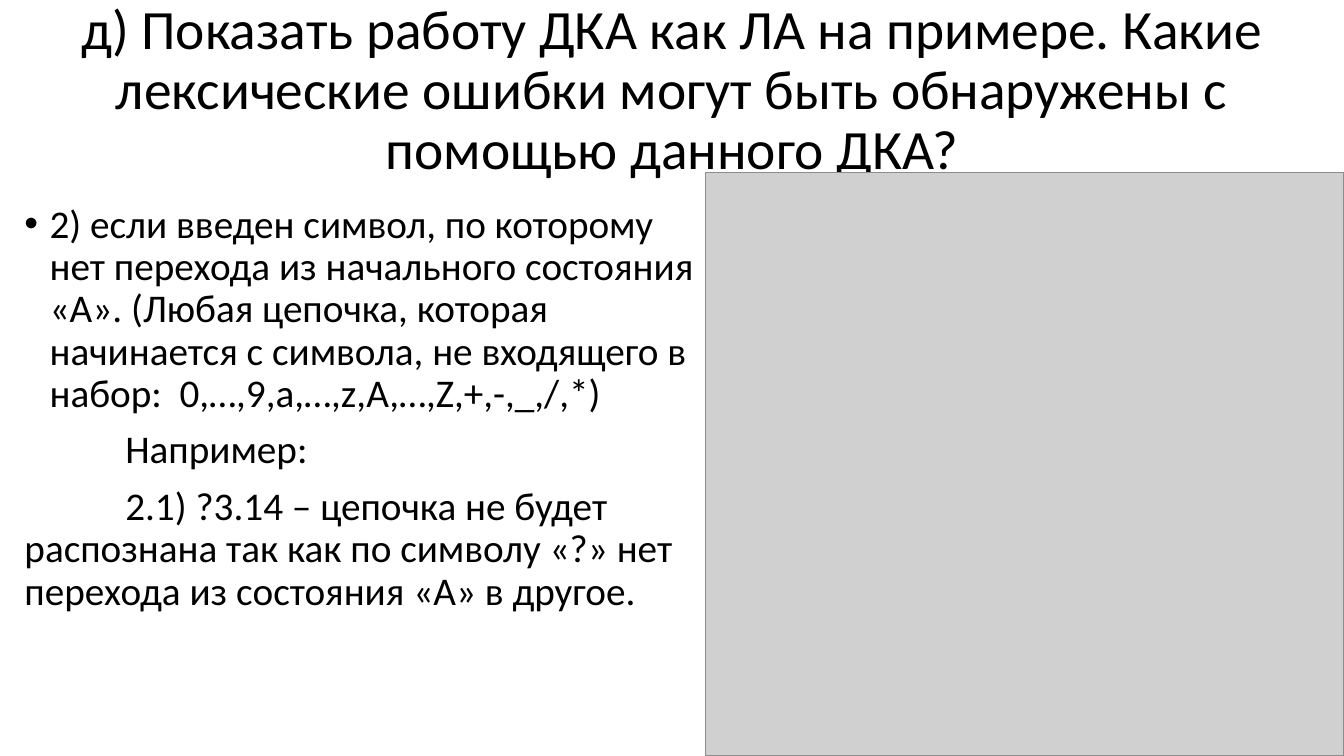
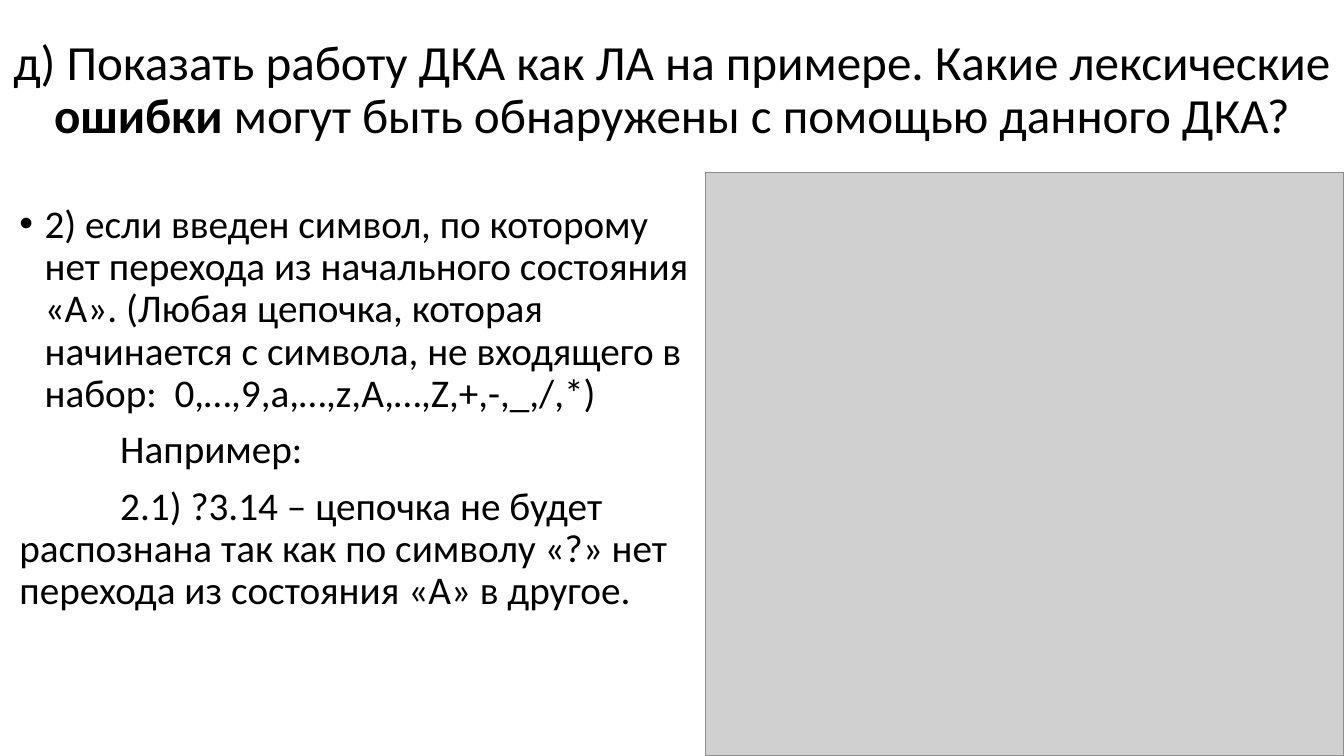
Before and after one commit to goddamnteam/korzun, a slide deck: slide 16 of task5.pptx. Drawn at 1344x756 pixels with LibreOffice and Linux fonts; fonts in the diff are those of the drawing; grey boxes stand for pictures. Boxes give left, top, right and bottom in pixels: in the first picture for what was removed or moved away, otherwise in the second. Text is boxed around its words. In the diff, an @@ line names an element or a change of style, - is before the commit and + after.

```diff
--- a/task5.pptx
+++ b/task5.pptx
@@ title "д) Показать работу ДКА как ..." at <box>13,44,1331,141</box>: size 39.6 to 35.1 pt; bold on in "ошибки" @@
@@ text "2) если введен символ, по ...": place and size @@
-text "2) если введен символ, по ..." at <box>24,209,693,612</box>
+text "2) если введен символ, по ..." at <box>19,209,688,611</box>
```
Also in this commit, not shown: 15 other slides changed.
